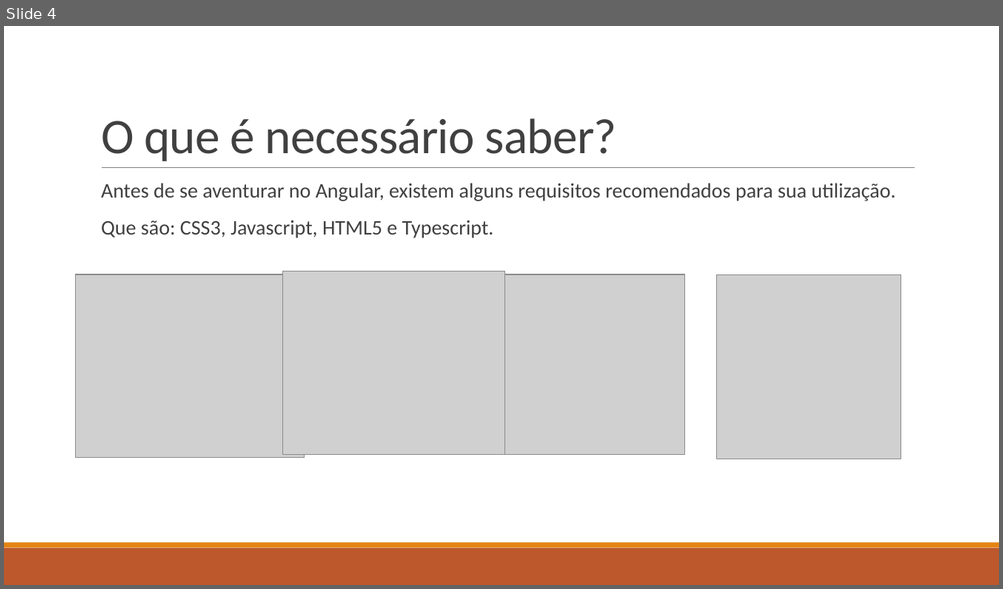
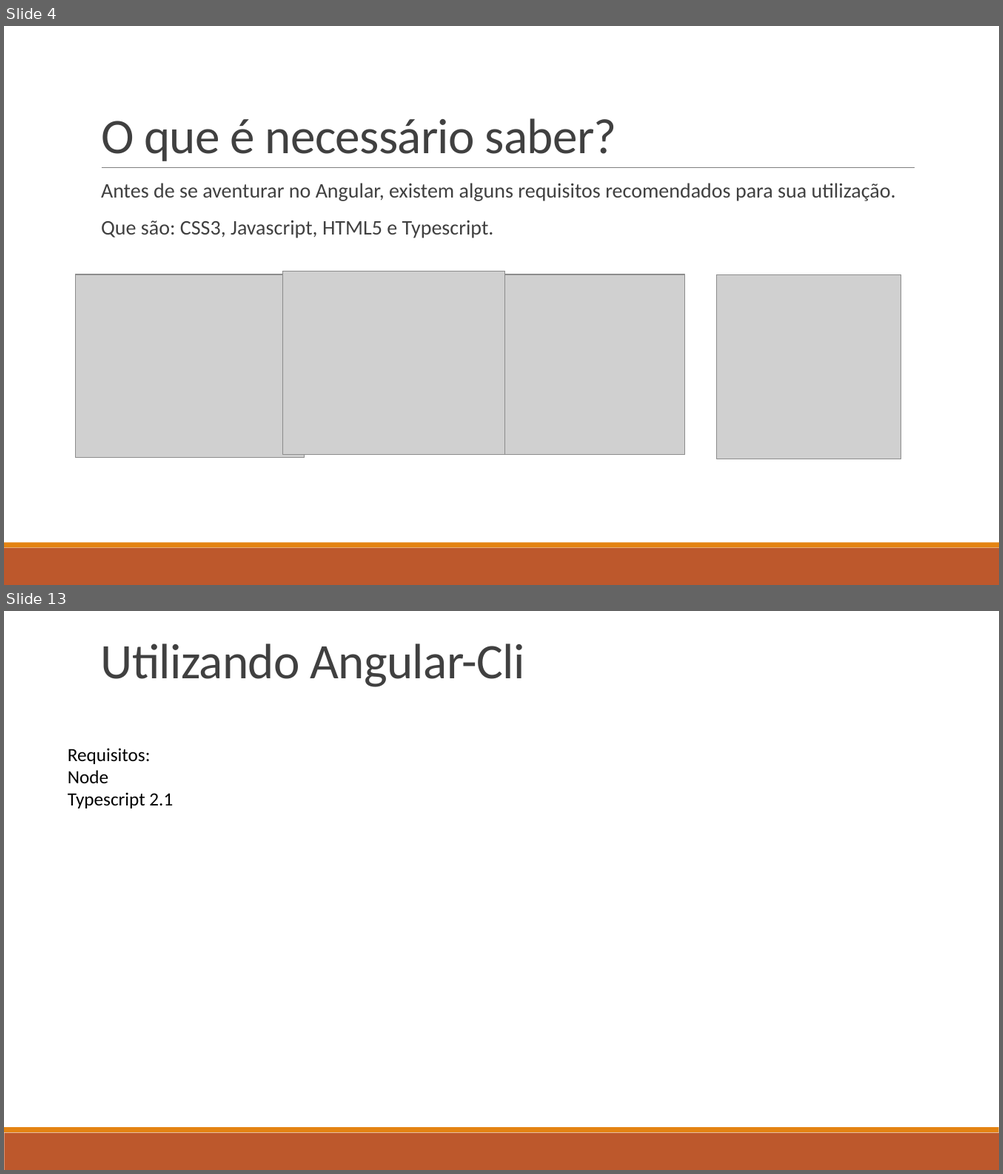
Before and after one commit to juninmd/Curso-Angular-4, a slide deck: Apresentação1.pptx. Shown one above the other, each under a label of ours: slide 4 before the commit, slides 4 and 13 after it; the slides between them are not shown. The pictures are 1003x589 and 1003x1174 pixels, drawn with LibreOffice and Linux fonts; fonts in the diff are those of the drawing; grey boxes stand for pictures. Boxes give left, top, right and bottom in pixels: in the first picture for what was removed or moved away, otherwise in the second. Text is boxed around its words. In the diff, an @@ line names an element or a change of style, - is before the commit and + after.

```diff
--- a/Apresentação1.pptx
+++ b/Apresentação1.pptx
@@ slide 13 added at <box>4,611,999,1170</box>, background #FFFFFF; not listed: 2 template elements that a slide beside it also shows @@
@@ text added at <box>101,644,525,687</box>, 48 pt, text #404040 @@
+Utilizando Angular-Cli
@@ text added at <box>68,748,173,809</box>, 18 pt, text #000000 @@
+Requisitos:
+Node
+Typescript 2.1
```
Also in this commit, not shown: 3 slides changed, 6 other slides added, 5 other files.
